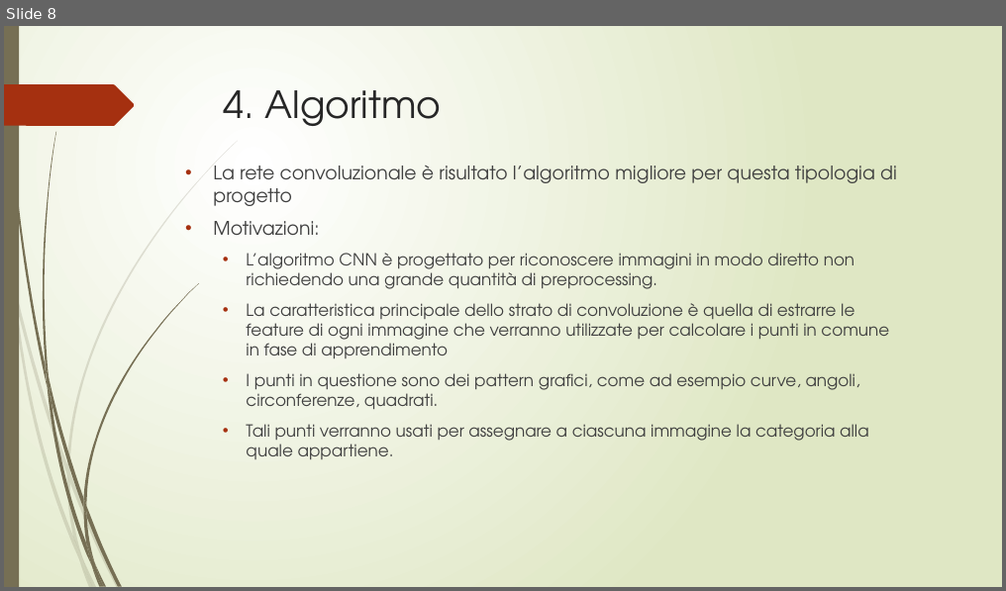
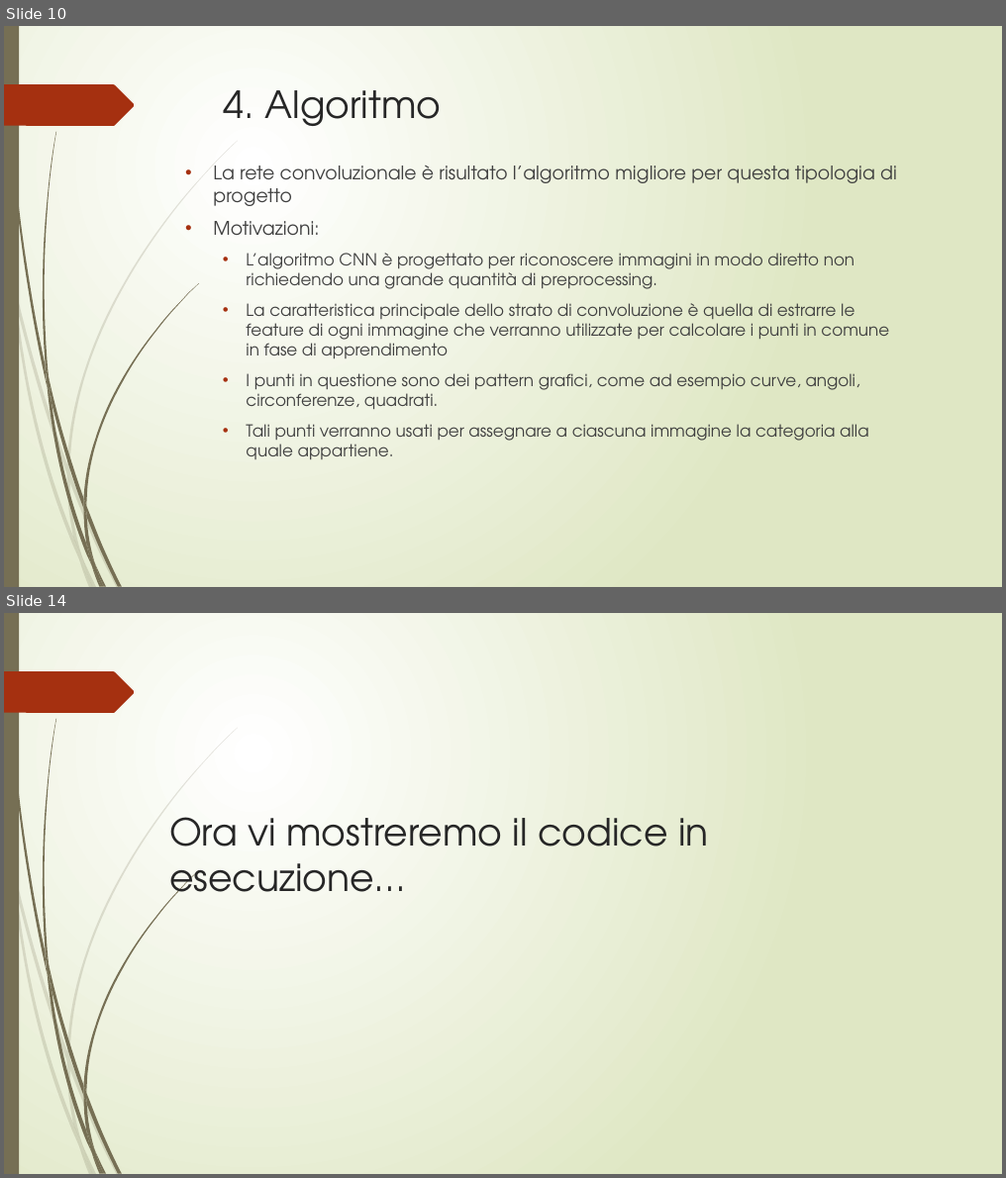
Before and after one commit to fpalomba/Segnali-Stradali, a slide deck: documentazione/Presentazione fia.pptx. Shown one above the other, each under a label of ours: slide 8 before the commit, slides 10 and 14 after it; the slides between them are not shown. The pictures are 1006x591 and 1006x1178 pixels, drawn with LibreOffice and Linux fonts; fonts in the diff are those of the drawing. Boxes give left, top, right and bottom in pixels: in the first picture for what was removed or moved away, otherwise in the second. Text is boxed around its words. In the diff, an @@ line names an element or a change of style, - is before the commit and + after.

```diff
--- a/documentazione/Presentazione fia.pptx
+++ b/documentazione/Presentazione fia.pptx
@@ slide 14 added at [4, 613, 1002, 1174], background gradient #FFFFFF to #DFE8C4; not listed: 24 template elements that a slide beside it also shows @@
@@ title added at [169, 817, 709, 902], 36 pt, text #262626 @@
+Ora vi mostreremo il codice in esecuzione…
@@ what was slide 8 is now slide 10 @@
```
Also in this commit, not shown: 6 slides changed, 2 other slides added, 1 other file.
